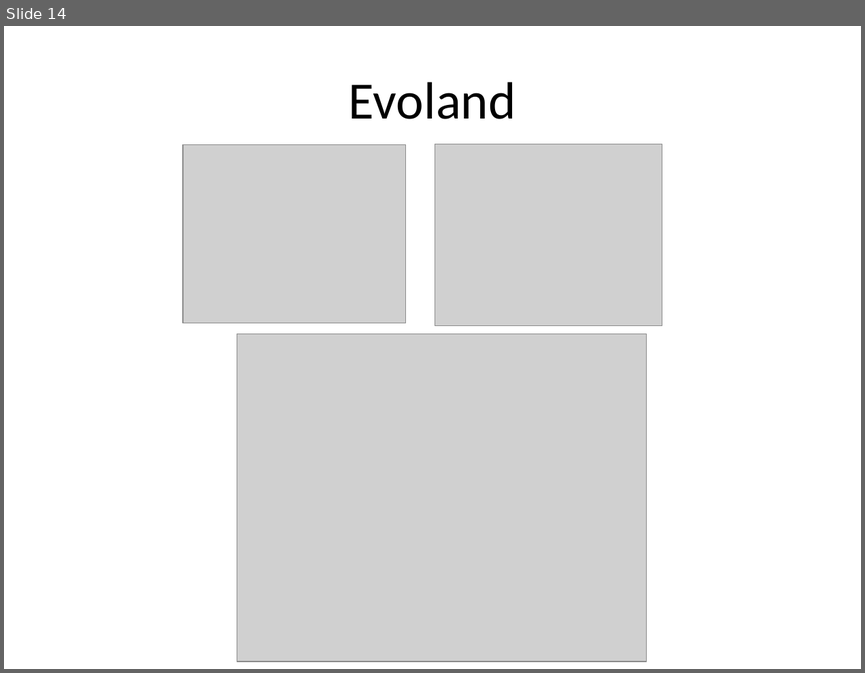
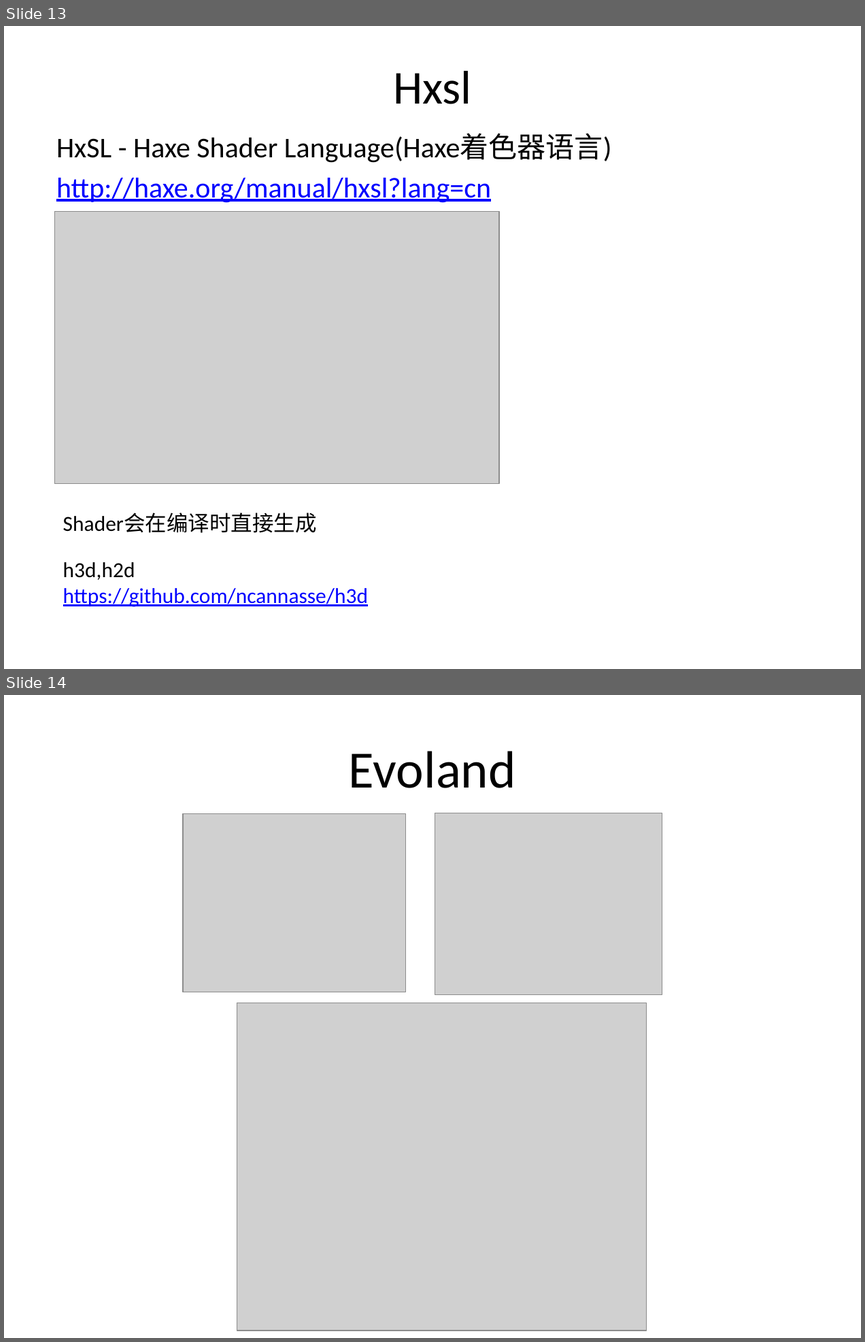
Before and after one commit to lambert2015/asexample, a slide deck: haxemeet/haxe.pptx. Shown one above the other, each under a label of ours: slide 14 before the commit, slides 13 and 14 after it. The pictures are 865x673 and 865x1342 pixels, drawn with LibreOffice and Linux fonts; fonts in the diff are those of the drawing; grey boxes stand for pictures. Boxes give left, top, right and bottom in pixels: in the first picture for what was removed or moved away, otherwise in the second. Text is boxed around its words. In the diff, an @@ line names an element or a change of style, - is before the commit and + after.

```diff
--- a/haxemeet/haxe.pptx
+++ b/haxemeet/haxe.pptx
@@ slide 13 added at (4,26,861,669), background #FFFFFF @@
@@ title added at (393,71,472,104), 39.6 pt, text #000000 @@
+Hxsl
@@ text added at (56,133,612,203), 24 pt, text #0000FF, underline @@
+HxSL - Haxe Shader Language(Haxe着色器语言)
+http://haxe.org/manual/hxsl?lang=cn
@@ picture added at (54,211,499,484) @@
@@ text added at (63,513,317,533), 18 pt, text #000000 @@
+Shader会在编译时直接生成
@@ text added at (63,562,368,607), 18 pt, text #0000FF, underline @@
+h3d,h2d
+https://github.com/ncannasse/h3d
```
Also in this commit, not shown: 3 slides changed, 7 other slides added, 5 slides removed, 37 other files.
